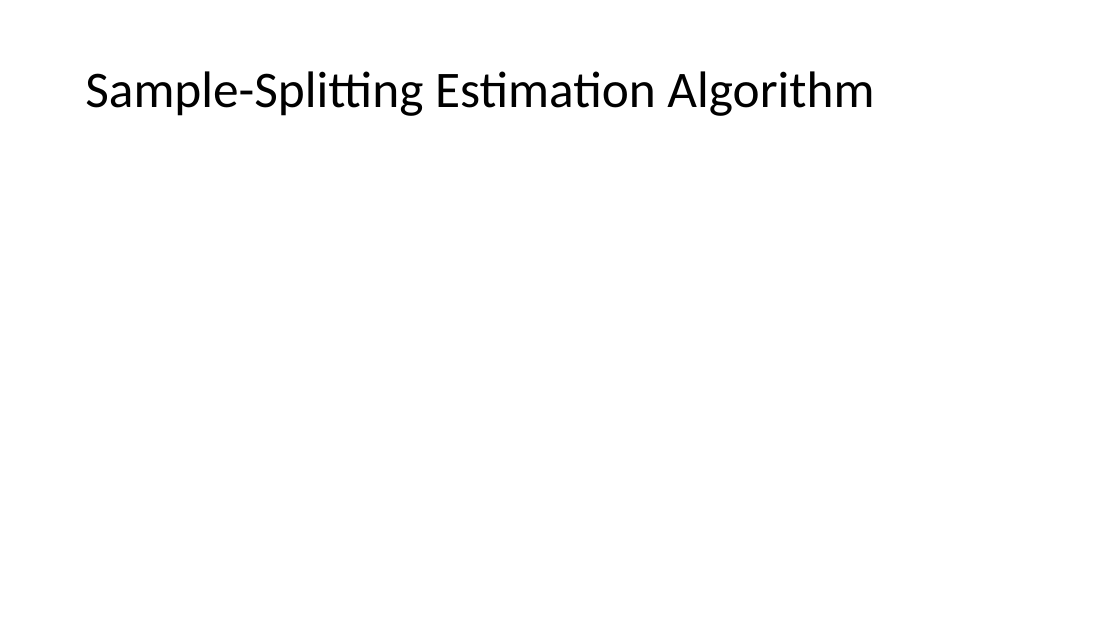
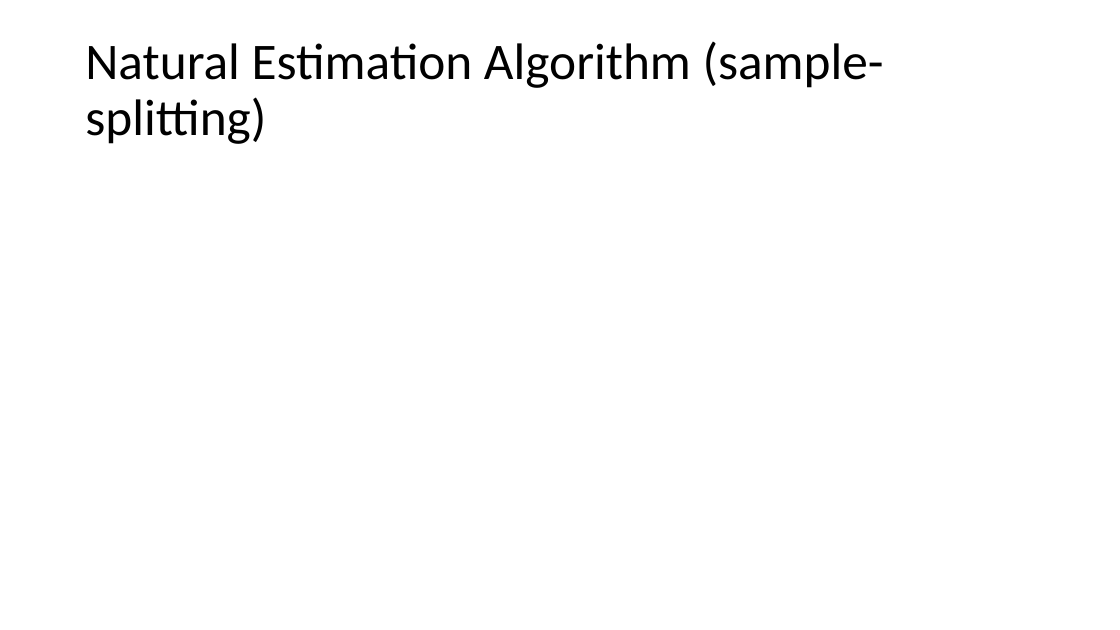
Before and after one commit to stanford-msande228/winter25, a slide deck: slide 33 of assets/presentations/MSANDE228_Lecture13_Inference_with_Modern_NonLinear_Methods.pptx (slide 35 before the commit). Drawn at 1120x630 pixels with LibreOffice and Linux fonts; fonts in the diff are those of the drawing; grey boxes stand for pictures. Boxes give left, top, right and bottom in pixels: in the first picture for what was removed or moved away, otherwise in the second. Text is boxed around its words. In the diff, an @@ line names an element or a change of style, - is before the commit and + after.

```diff
--- a/assets/presentations/MSANDE228_Lecture13_Inference_with_Modern_NonLinear_Methods.pptx
+++ b/assets/presentations/MSANDE228_Lecture13_Inference_with_Modern_NonLinear_Methods.pptx
@@ title at box(85, 41, 884, 144): text changed @@
-Sample-Splitting Estimation Algorithm
+Natural Estimation Algorithm (sample-splitting)
```
Also in this commit, not shown: 6 other slides changed, 3 slides added, 29 slides removed, 1 other file.
